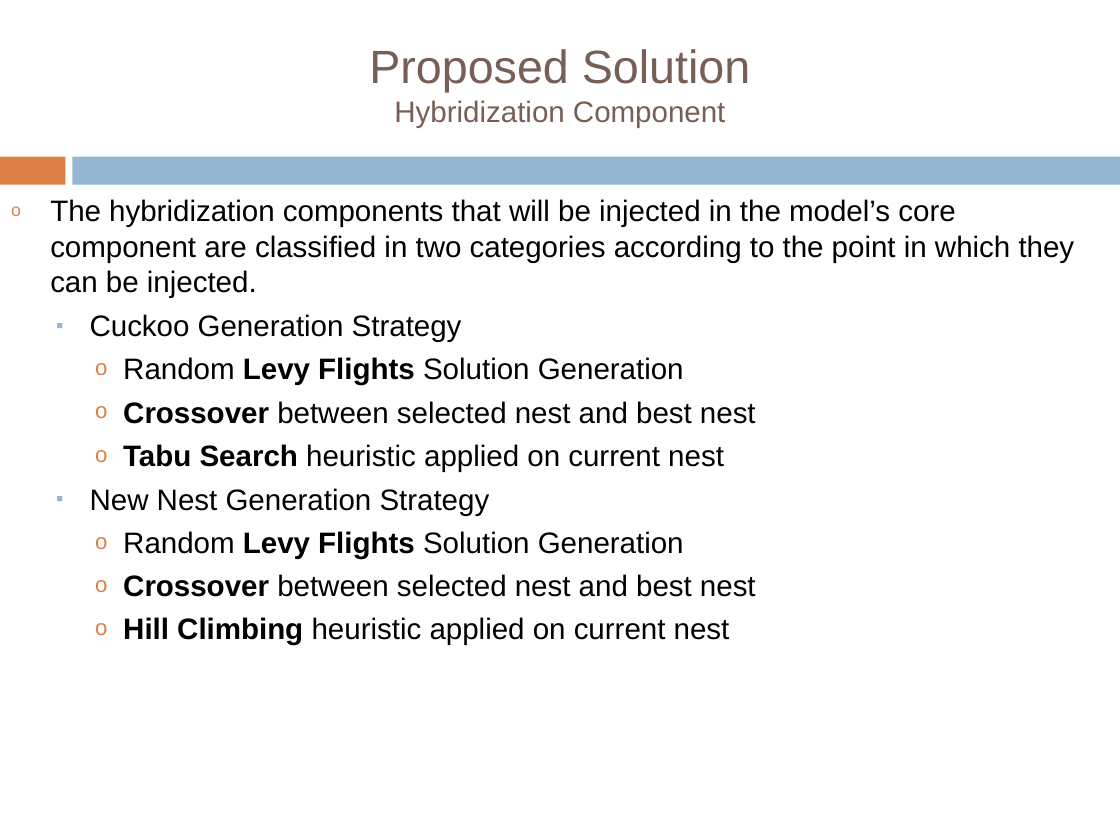
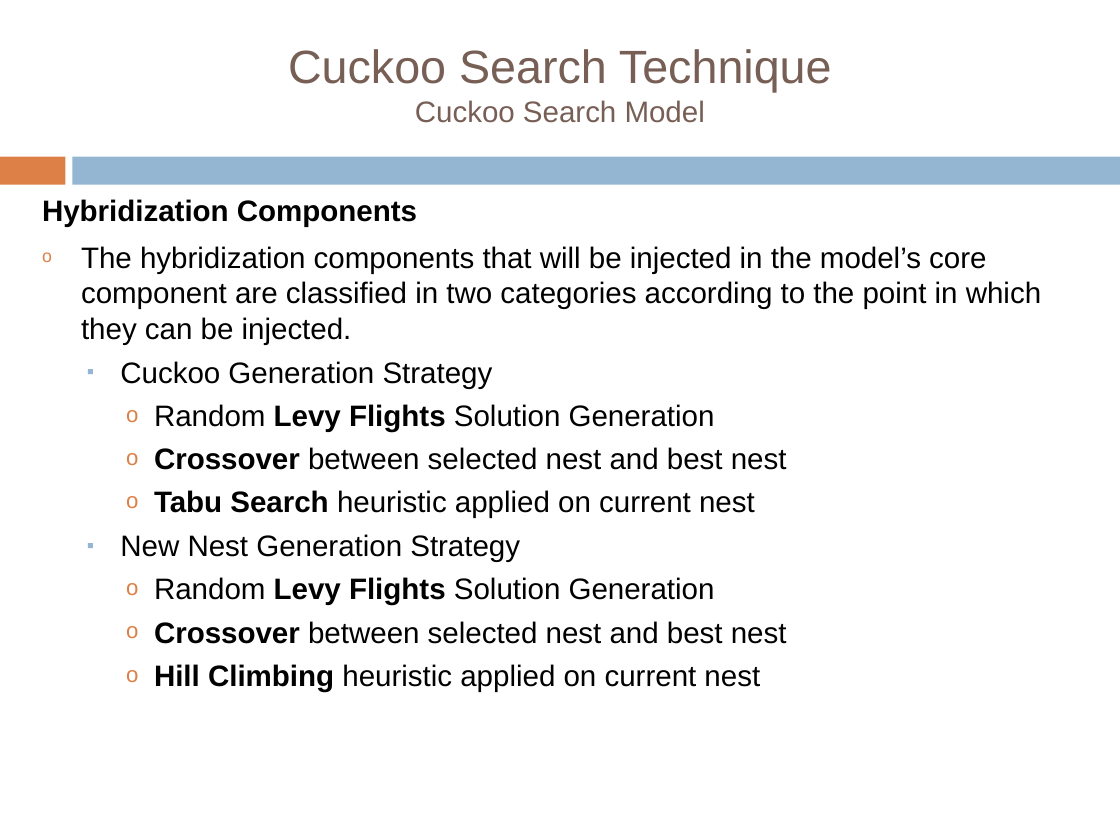
Before and after one commit to tiberiu-b/Diet4EldersDocumentation, a slide deck: slide 19 of Prezentare/TiberiuBoros.pptx (slide 12 before the commit). Drawn at 1120x840 pixels with LibreOffice and Linux fonts; fonts in the diff are those of the drawing; background and template pictures are left out. Boxes give left, top, right and bottom in pixels: in the first picture for what was removed or moved away, otherwise in the second. Text is boxed around its words. In the diff, an @@ line names an element or a change of style, - is before the commit and + after.

```diff
--- a/Prezentare/TiberiuBoros.pptx
+++ b/Prezentare/TiberiuBoros.pptx
@@ title at [288,49,832,123]: text changed; size 19 to 30 pt @@
-Proposed Solution
-Hybridization Component
+Cuckoo Search Technique
+Cuckoo Search Model
@@ text "Hybridization Components": place and size @@
-text "Hybridization Components" at [50,199,1075,645]
+text "Hybridization Components" at [42,199,1041,692]
@@ text at [42,199,417,227]: paragraph added @@
+  Hybridization Components
```
Also in this commit, not shown: 10 other slides changed, 15 slides added, 1 slide removed, 1 other file.
